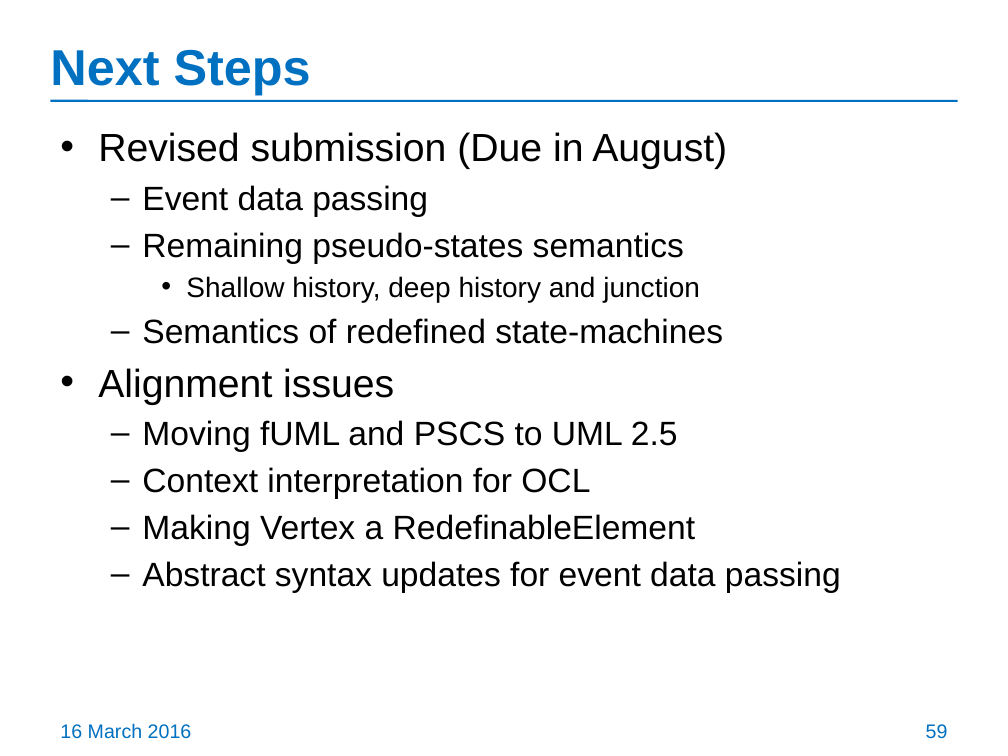
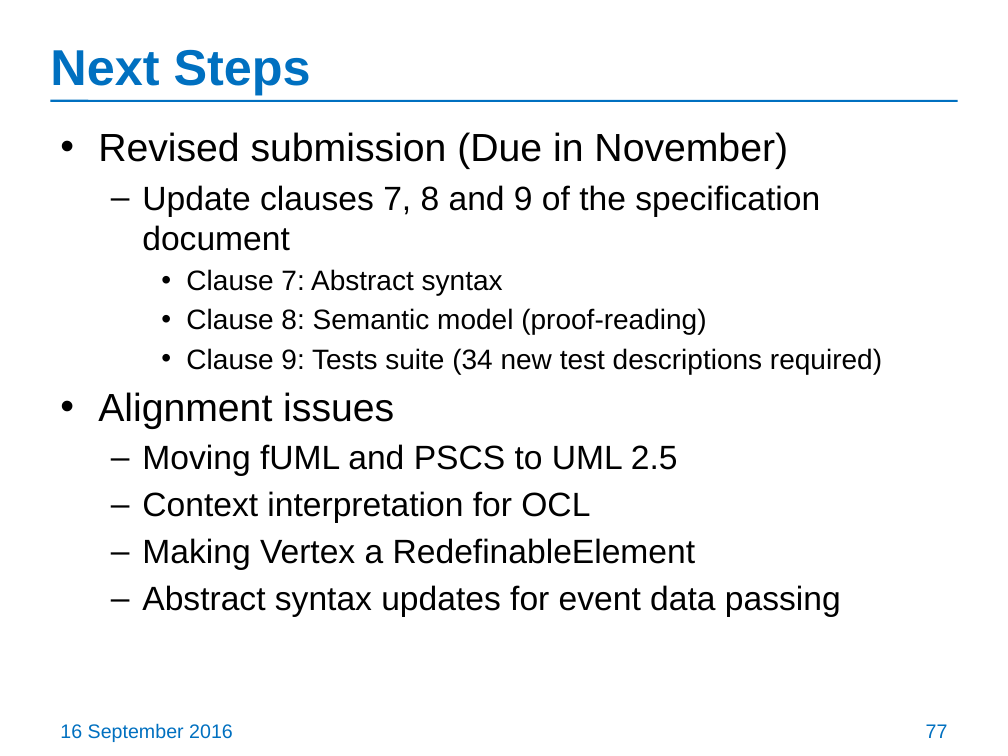
Before and after one commit to ModelDriven/PSSM, a slide deck: slide 77 of Presentations/201609-Chicago-Meeting/PSSM-initial-submission-update.pptx (slide 59 before the commit). Drawn at 1008x756 pixels with LibreOffice and Linux fonts; fonts in the diff are those of the drawing. Boxes give left, top, right and bottom in pixels: in the first picture for what was removed or moved away, otherwise in the second. Text is boxed around its words. In the diff, an @@ line names an element or a change of style, - is before the commit and + after.

```diff
--- a/Presentations/201609-Chicago-Meeting/PSSM-initial-submission-update.pptx
+++ b/Presentations/201609-Chicago-Meeting/PSSM-initial-submission-update.pptx
@@ text at (98,132,882,374): text changed; size 24 to 20 pt @@
-• Revised submission (Due in August)
-  – Event data passing
-  – Remaining pseudo-states semantics
-    • Shallow history, deep history and junction
-  – Semantics of redefined state-machines
+• Revised submission (Due in November)
+  – Update clauses 7, 8 and 9 of the specification document
+    • Clause 7: Abstract syntax
+    • Clause 8: Semantic model (proof-reading)
+    • Clause 9: Tests suite (34 new test descriptions required)
@@ text at (60,723,233,742): text changed @@
-16 March 2016
+16 September 2016
@@ page number at (926,724,948,738): text changed @@
-59
+77
```
Also in this commit, not shown: 15 other slides changed, 19 slides added, 1 slide removed.
